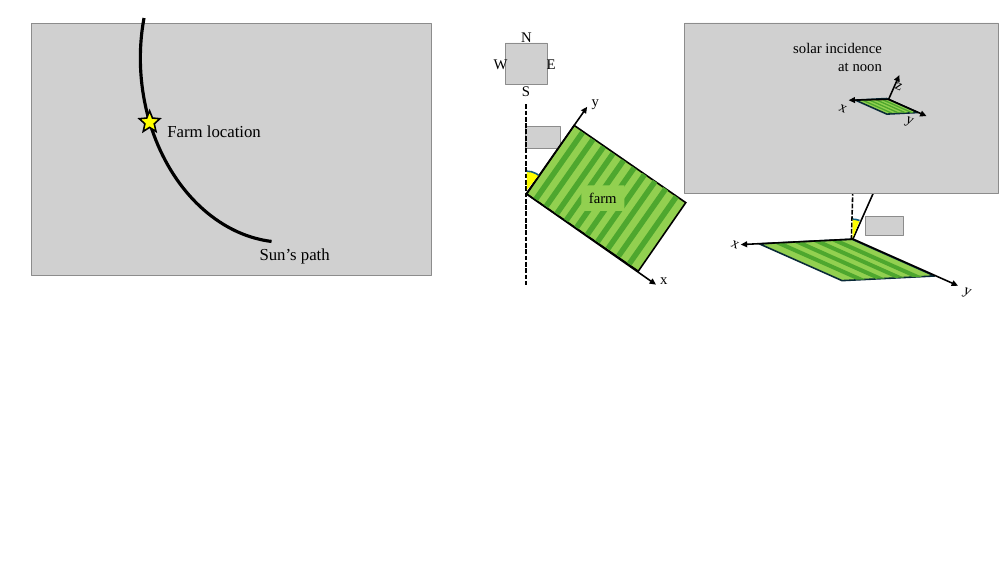
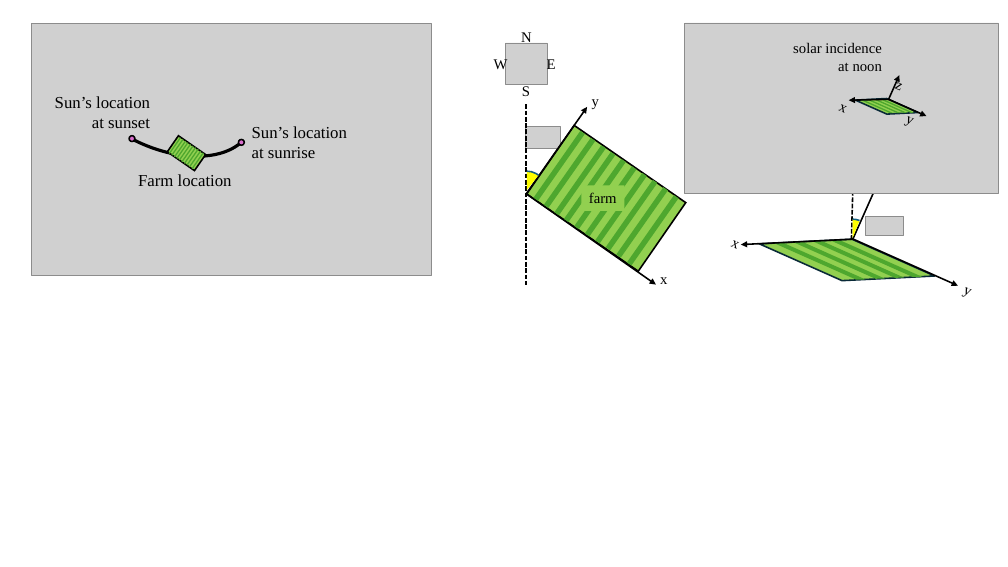
Before and after one commit to carlacupcake/smartfarm, a slide deck: slide 2 of paper/figures/smartfarm-paper-visuals.pptx. Drawn at 1008x567 pixels with LibreOffice and Linux fonts; fonts in the diff are those of the drawing; grey boxes stand for pictures. Boxes give left, top, right and bottom in pixels: in the first picture for what was removed or moved away, otherwise in the second. Text is boxed around its words. In the diff, an @@ line names an element or a change of style, - is before the commit and + after.

```diff
--- a/paper/figures/smartfarm-paper-visuals.pptx
+++ b/paper/figures/smartfarm-paper-visuals.pptx
@@ arc (boxed as its full ellipse) at (46, 0, 277, 184): proportions changed; rotation 174 to 116 degrees @@
@@ text added at (55, 96, 150, 128), 16 pt, text #000000 @@
+Sun’s location
+at sunset
@@ star removed at (139, 111, 160, 132) @@
@@ ellipse added at (129, 136, 135, 142), fill #D86ECC, outline #000000 1.5 pt @@
@@ ellipse added at (238, 139, 244, 145), fill #D86ECC, outline #000000 1.5 pt @@
@@ text added at (252, 126, 347, 158), 16 pt, text #000000 @@
+Sun’s location
+at sunrise
@@ text "Farm location": place and size @@
-text "Farm location" at (167, 125, 261, 137)
+text "Farm location" at (138, 174, 232, 186)
@@ group added at (168, 136, 206, 171): 11 rectangles @@
@@ text removed at (260, 248, 330, 264) @@
-Sun’s path
```
Also in this commit, not shown: 3 other files.
